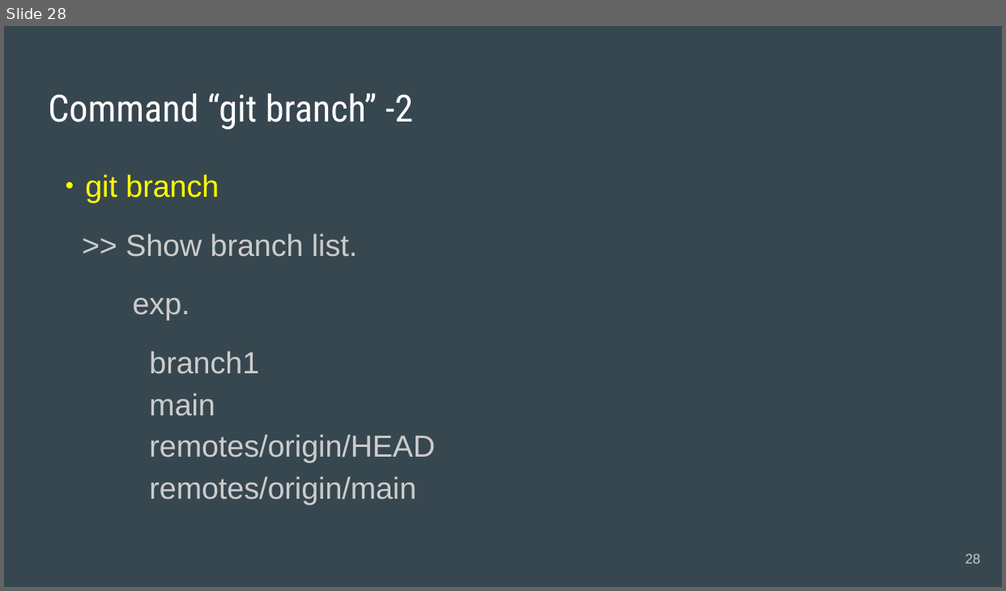
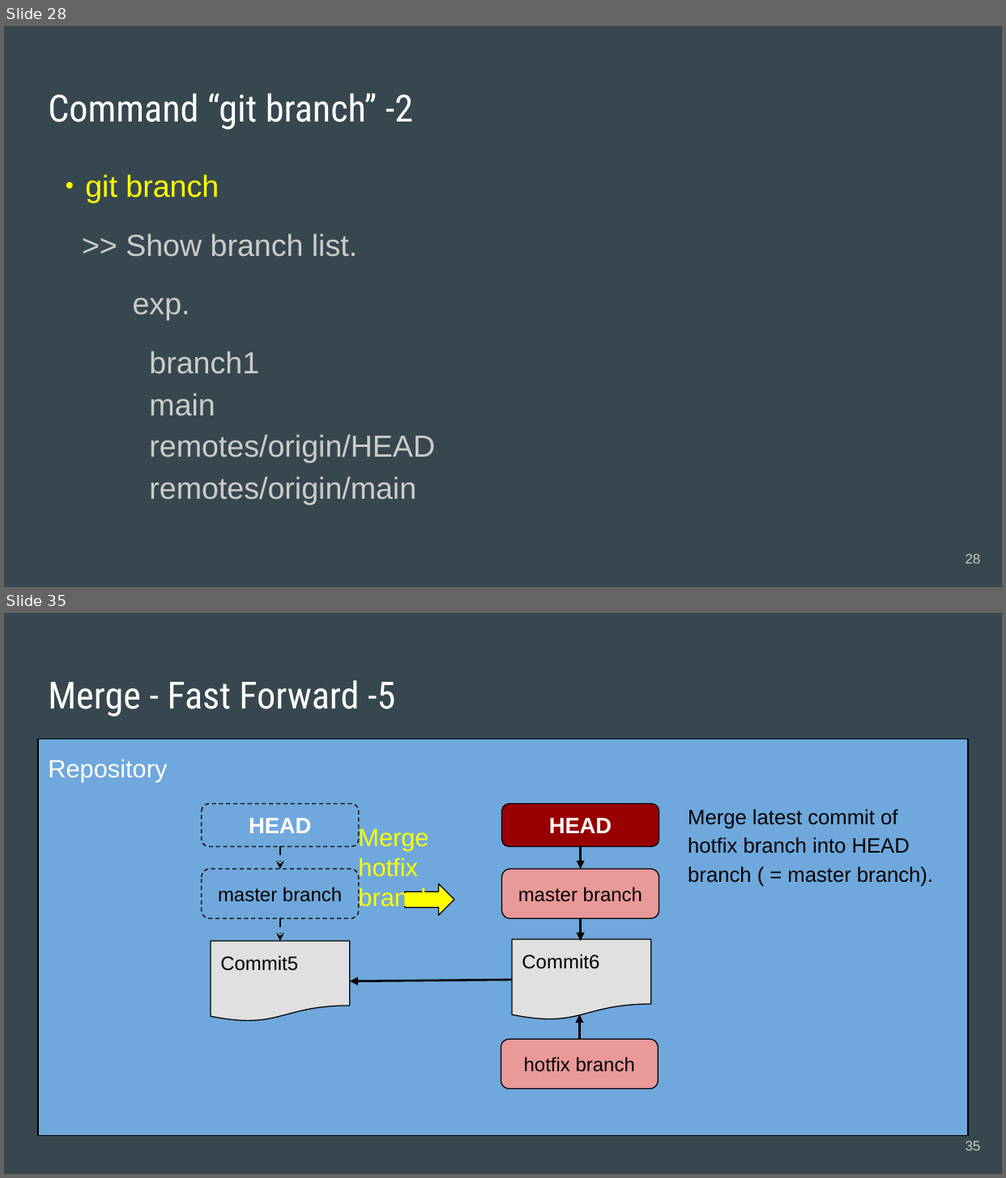
Before and after one commit to acchi17/StudyGit, a slide deck: GitStudySession.pptx. Shown one above the other, each under a label of ours: slide 28 before the commit, slides 28 and 35 after it; the slides between them are not shown. The pictures are 1006x591 and 1006x1178 pixels, drawn with LibreOffice and Linux fonts; fonts in the diff are those of the drawing. Boxes give left, top, right and bottom in pixels: in the first picture for what was removed or moved away, otherwise in the second. Text is boxed around its words. In the diff, an @@ line names an element or a change of style, - is before the commit and + after.

Commit message:
Change@branch6

```diff
--- a/GitStudySession.pptx
+++ b/GitStudySession.pptx
@@ slide 35 added at (x1=4, y1=613, x2=1002, y2=1174), background #37474F @@
@@ title added at (x1=48, y1=680, x2=395, y2=717), 27 pt, text #FFFFFF @@
+Merge - Fast Forward -5
@@ text added at (x1=38, y1=739, x2=968, y2=1136), fill #6FA8DC, outline #000000 0.75 pt, 18 pt, text #FFFFFF @@
+Repository
@@ rounded rectangle added at (x1=202, y1=803, x2=358, y2=846), outline #000000 0.75 pt dashed, 16 pt, text #FFFFFF, bold @@
+HEAD
@@ rounded rectangle added at (x1=502, y1=803, x2=658, y2=846), fill #980000, outline #000000 0.75 pt, 16 pt, text #FFFFFF, bold @@
+HEAD
@@ text added at (x1=358, y1=826, x2=434, y2=909), 18 pt, text #FFFF00 @@
+Merge
+hotfix branch
@@ text added at (x1=688, y1=809, x2=933, y2=887), 15 pt, text #000000 @@
+Merge latest commit of hotfix branch into HEAD branch ( = master branch).
@@ arrow added from (280, 846) to (280, 870), #000000 1.5 pt dashed @@
@@ arrow added from (581, 846) to (581, 870), #000000 1.5 pt @@
@@ rounded rectangle added at (x1=202, y1=870, x2=358, y2=919), outline #000000 0.75 pt dashed, 14 pt, text #000000 @@
+master branch
@@ rounded rectangle added at (x1=502, y1=870, x2=658, y2=919), fill #EA9999, outline #000000 0.75 pt, 14 pt, text #000000 @@
+master branch
@@ down arrow added at (x1=405, y1=884, x2=455, y2=915), fill #FFFF00, outline #000000 0.75 pt @@
@@ arrow added from (280, 918) to (280, 941), #000000 1.5 pt dashed @@
@@ arrow added from (581, 918) to (581, 941), #000000 1.5 pt @@
@@ flow chart document added at (x1=211, y1=941, x2=349, y2=1022), fill #E0E0E0, outline #000000 0.75 pt, 14 pt, text #000000 @@
+Commit5
@@ flow chart document added at (x1=512, y1=939, x2=650, y2=1020), fill #E0E0E0, outline #000000 0.75 pt, 14 pt, text #000000 @@
+Commit6
@@ arrow added from (512, 980) to (349, 982), #000000 1.5 pt @@
@@ arrow added from (580, 1039) to (580, 1015), #000000 1.5 pt @@
@@ rounded rectangle added at (x1=501, y1=1039, x2=658, y2=1089), fill #EA9999, outline #000000 0.75 pt, 14 pt, text #000000 @@
+hotfix branch
@@ page number added at (x1=965, y1=1141, x2=981, y2=1151), 10 pt, text #CACACA @@
+35
```
Also in this commit, not shown: 7 slides changed, 34 other slides added, 2 slides removed.
